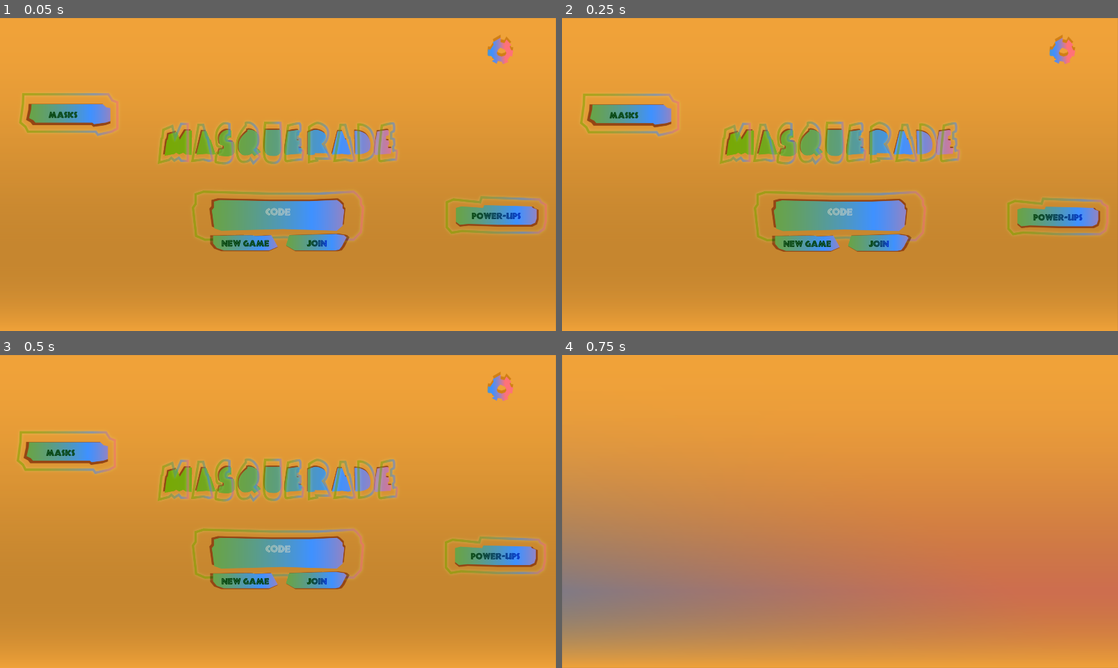
Above: before the commit, frames 1-4 (two rows, left to right).
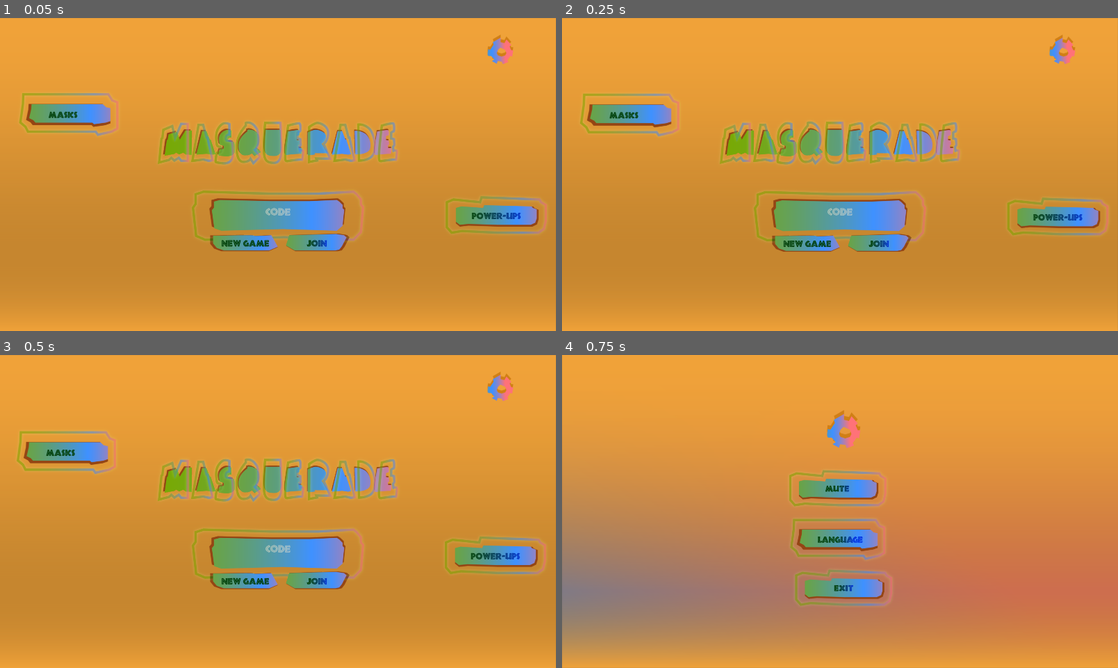
Above: after the commit, the same moments.

Repository: hdupire/mascarade
Game: Godot game, scene res://scenes/main.tscn
Same seed, same stepped clock (60 frames per second), same inputs: the game is played once before the commit and once after it.
Inputs (mouse positions are in pixels of both pictures, inside the frame that each line leads up to):
- Up to frame 1 (0.05 s): no input
- Up to frame 2 (0.25 s): no input
- Up to frame 3 (0.5 s): no input
- Up to frame 4 (0.75 s): tap Enter at 0.5 s; move the mouse to (1062, 386) at 0.52 s; click (1062, 386) at 0.67 s

Frames 1-3 are identical in both runs. In frame 4, 4.1% of the frame differs, in the area x 40-60%, y 17-81%.

Commit message:
Update game interface and add missing page images
Modify the main menu to include separate 'New Game' and 'Join' click zones with updated logic, and add missing sprites for the settings, masks, and powerup pages.

Replit-Commit-Author: Agent
Replit-Commit-Session-Id: ea433ad5-17fb-4f7d-aa82-edc2de132d22
Replit-Commit-Checkpoint-Type: full_checkpoint
Replit-Commit-Event-Id: 0876e329-f634-4c85-8083-897ff518c3dc
Replit-Helium-Checkpoint-Created: true

Diff:
--- a/scripts/main-menu/menu.gd
+++ b/scripts/main-menu/menu.gd
@@ -7,6 +7,9 @@
 signal open_settings
 
 var tournament_code: String = ""
+var game_btn_size: Vector2 = Vector2.ZERO
+var new_game_zone: Rect2
+var join_zone: Rect2
 const CODE_CHARACTERS = "ABCDEFGHJKLMNPQRSTUVWXYZ23456789"
 
 const CREAM = Color(0.95, 0.9, 0.8)
@@ -116,23 +119,11 @@
                 game_btn_sprite.texture = game_tex
                 game_btn_sprite.position = Vector2(screen_size.x / 2, screen_size.y * 0.65)
                 add_child(game_btn_sprite)
-
-                var area = Area2D.new()
-                area.position = Vector2.ZERO
-                area.input_pickable = true
-                area.monitorable = true
-                area.monitoring = true
-                game_btn_sprite.add_child(area)
-
-                var collision = CollisionShape2D.new()
-                var shape = RectangleShape2D.new()
-                shape.size = game_tex.get_size() + Vector2(10, 10)
-                collision.shape = shape
-                area.add_child(collision)
-
-                area.input_event.connect(_on_game_btn_clicked)
-                area.mouse_entered.connect(func(): game_btn_sprite.modulate = Color(1.3, 1.3, 1.3))
-                area.mouse_exited.connect(func(): game_btn_sprite.modulate = Color.WHITE)
+                game_btn_size = game_tex.get_size()
+
+                var btn_top_left = game_btn_sprite.position - game_btn_size / 2
+                new_game_zone = Rect2(btn_top_left.x + 100 - 100, btn_top_left.y + 170 - 30, 200, 60)
+                join_zone = Rect2(btn_top_left.x + 340 - 100, btn_top_left.y + 170 - 30, 200, 60)
 
         _setup_code_input()
 
@@ -404,15 +395,21 @@
                         emit_signal("open_settings")
                         return
 
-                if game_btn_sprite and _is_point_in_sprite(mouse_pos, game_btn_sprite):
-                        if not _is_point_in_code_input(mouse_pos):
-                                print("Game button clicked via _input!")
-                                if tournament_code.length() != 4:
-                                        tournament_code = _generate_code()
-                                        code_input.text = tournament_code
-                                        print("Generated code: ", tournament_code)
+                if _is_point_in_new_game_zone(mouse_pos):
+                        print("NEW GAME clicked!")
+                        tournament_code = _generate_code()
+                        code_input.text = tournament_code
+                        print("Generated code: ", tournament_code)
+                        return
+
+                if _is_point_in_join_zone(mouse_pos):
+                        print("JOIN clicked!")
+                        if tournament_code.length() == 4:
+                                print("Joining with code: ", tournament_code)
                                 emit_signal("play_pressed")
-                                return
+                        else:
+                                print("Need valid 4-character code to join")
+                        return
 
                 if mask_btn and _is_point_in_rigidbody(mouse_pos, mask_btn):
                         print("Mask button clicked via _input!")
@@ -444,3 +441,13 @@
                 return false
         var rect = Rect2(code_input.position, code_input.size)
         return rect.has_point(point)
+
+func _is_point_in_new_game_zone(point: Vector2) -> bool:
+        var btn_top_left = game_btn_sprite.position - game_btn_size / 2
+        var zone = Rect2(btn_top_left.x + 100 - 100, btn_top_left.y + 170 - 30, 200, 60)
+        return zone.has_point(point)
+
+func _is_point_in_join_zone(point: Vector2) -> bool:
+        var btn_top_left = game_btn_sprite.position - game_btn_size / 2
+        var zone = Rect2(btn_top_left.x + 340 - 100, btn_top_left.y + 170 - 30, 200, 60)
+        return zone.has_point(point)
--- a/scripts/masks-page/masks.gd
+++ b/scripts/masks-page/masks.gd
@@ -35,6 +35,13 @@
                 title.position = Vector2(0, 0)
                 add_child(title)
 
+        var trophees_tex = _load_texture_from_file("res://assets/png/menu-trophees-mask.png")
+        if trophees_tex:
+                var trophees = Sprite2D.new()
+                trophees.texture = trophees_tex
+                trophees.position = Vector2(screen_size.x / 2, screen_size.y / 2)
+                add_child(trophees)
+
 func _input(event):
         if event.is_action_pressed("ui_cancel"):
                 emit_signal("back_pressed")
--- a/scripts/powerup-page/powerup.gd
+++ b/scripts/powerup-page/powerup.gd
@@ -35,6 +35,13 @@
                 title.position = Vector2(screen_size.x - title_tex.get_size().x, 0)
                 add_child(title)
 
+        var cards_tex = _load_texture_from_file("res://assets/png/menu-cards-powerups.png")
+        if cards_tex:
+                var cards = Sprite2D.new()
+                cards.texture = cards_tex
+                cards.position = Vector2(screen_size.x / 2, screen_size.y / 2)
+                add_child(cards)
+
 func _input(event):
         if event.is_action_pressed("ui_cancel"):
                 emit_signal("back_pressed")
--- a/scripts/settings-page/settings.gd
+++ b/scripts/settings-page/settings.gd
@@ -26,6 +26,13 @@
                 bg.centered = false
                 bg.scale = screen_size / bg_tex.get_size()
                 add_child(bg)
+
+        var settings_tex = _load_texture_from_file("res://assets/png/menu-settings.png")
+        if settings_tex:
+                var settings_sprite = Sprite2D.new()
+                settings_sprite.texture = settings_tex
+                settings_sprite.position = Vector2(screen_size.x / 2, screen_size.y / 2)
+                add_child(settings_sprite)
 
 func _setup_clickable_zones():
         var zone_width = 400.0
